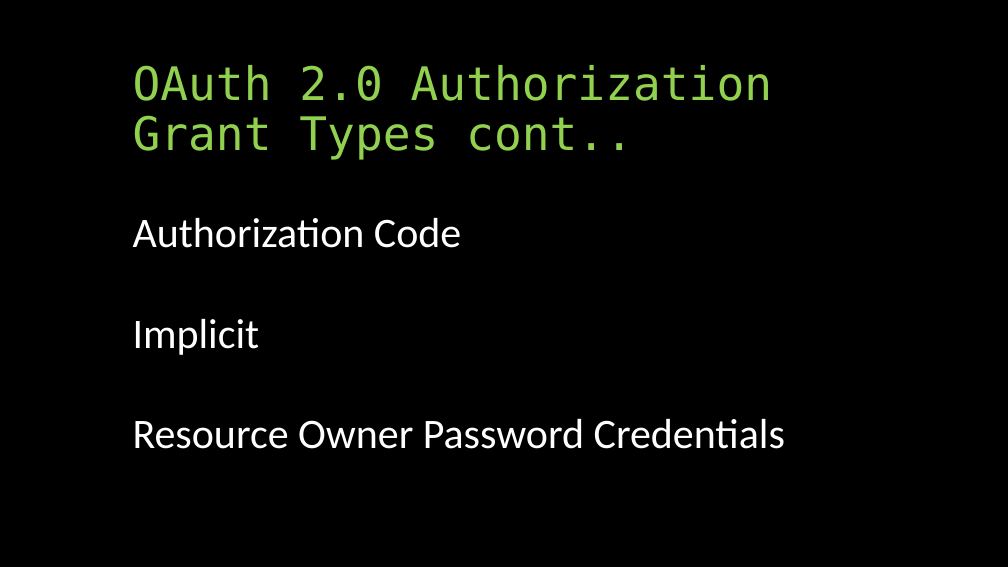
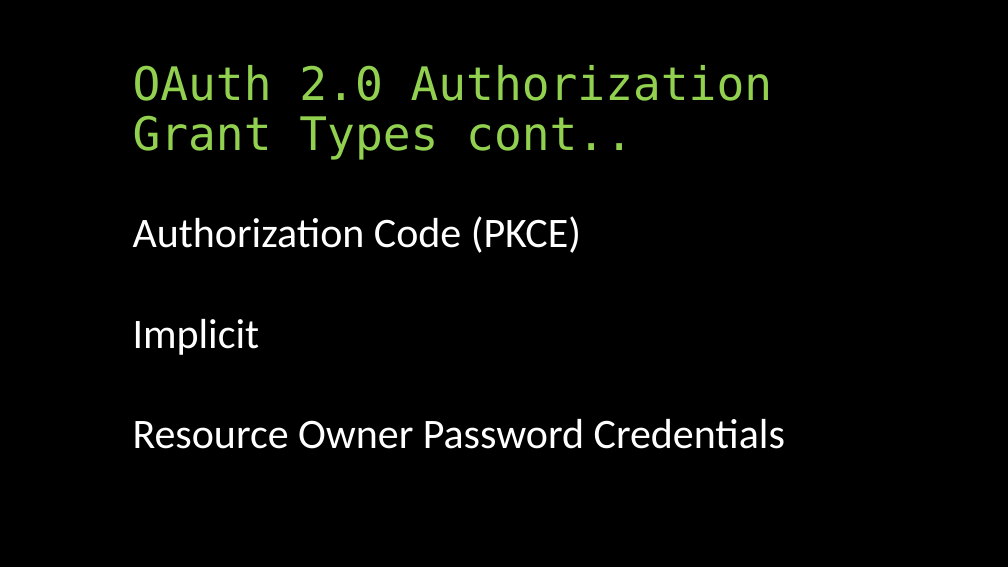
Before and after one commit to aaronralls/IdentityServer4Presentations, a slide deck: slide 12 of Authorization-IdentityServer4v2.pptx (slide 11 before the commit). Drawn at 1008x567 pixels with LibreOffice and Linux fonts; fonts in the diff are those of the drawing. Boxes give left, top, right and bottom in pixels: in the first picture for what was removed or moved away, otherwise in the second. Text is boxed around its words. In the diff, an @@ line names an element or a change of style, - is before the commit and + after.

```diff
--- a/Authorization-IdentityServer4v2.pptx
+++ b/Authorization-IdentityServer4v2.pptx
@@ text at bbox=[133, 216, 581, 253]: text changed @@
-Authorization Code
+Authorization Code (PKCE)
```
Also in this commit, not shown: 6 other slides changed, 3 slides added, 1 slide removed, 1 other file.
